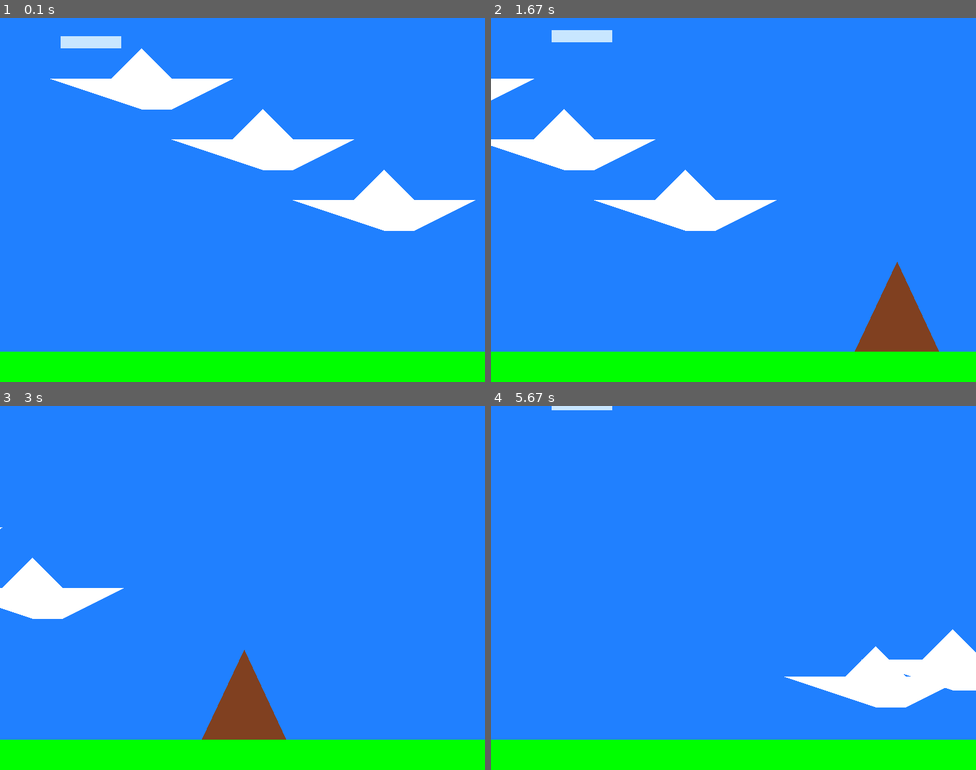
Above: before the commit, frames 1-4 (two rows, left to right).
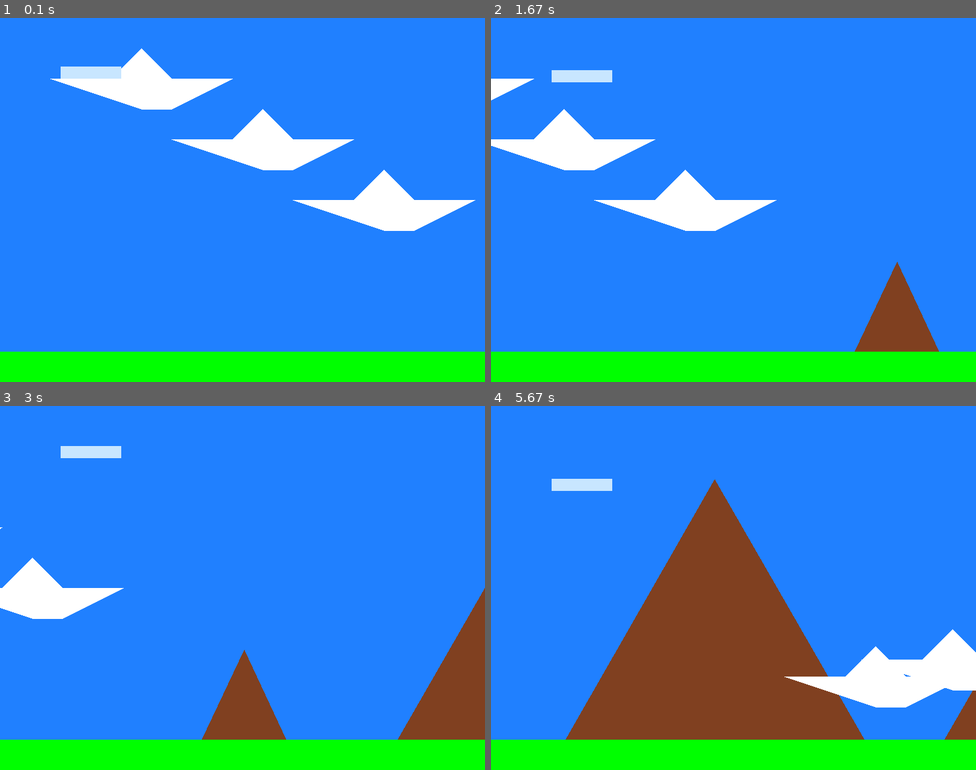
Above: after the commit, the same moments.

Repository: iserk/pygame_collisions
Game: pygame game, started from main.py
Same seed, same stepped clock (60 frames per second), same inputs: the game is played once before the commit and once after it.
Inputs:
- Up to frame 1 (0.1 s): no input
- Up to frame 2 (1.67 s): hold Up 0.33-0.8 s; hold Down 0.83-1.13 s; hold S 0.83-1.13 s; hold Up 1.17-1.53 s; hold W 1.17-1.53 s; hold Down from 1.57 s (still down); hold S from 1.57 s (still down)
- Up to frame 3 (3 s): release Down at 1.93 s; release S at 1.93 s; hold Up 1.97-2.27 s; hold W 1.97-2.27 s; hold Down 2.3-2.6 s; hold S 2.3-2.6 s; hold Up from 2.63 s (still down); hold W from 2.63 s (still down)
- Up to frame 4 (5.67 s): release Up at 3 s; release W at 3 s; hold Down 3.03-3.4 s; hold S 3.03-3.4 s; hold Up 3.43-3.73 s; hold W 3.43-3.73 s; hold Down 3.77-4.07 s; hold S 3.77-4.07 s; hold Up 4.1-4.47 s; hold W 4.1-4.47 s; hold Down 4.5-4.87 s; hold S 4.5-4.87 s; hold Up 4.9-5.2 s; hold W 4.9-5.2 s; hold Down 5.23-5.53 s; hold S 5.23-5.53 s; hold Up from 5.57 s (still down); hold W from 5.57 s (still down)

The runs differ from the first frame. In frame 1, 0.8% of the frame differs, in the area x 12-25%, y 5-17%; in frame 2, 0.8%; in frame 3, 4.2%; in frame 4, 23%, in the area x 12-100%, y 0-92%.

Commit message:
Minor fixes

Diff:
--- a/main.py
+++ b/main.py
@@ -89,7 +89,7 @@
         # self.hero.y = SCREEN_SIZE[1] - GROUND_HEIGHT
         self.hero.y = 100
 
-        self.mountains = [Mountain.generate(self.scene, SCREEN_SIZE[0] + 200 + 500 * i) for i in range(1)]
+        self.mountains = [Mountain.generate(self.scene, SCREEN_SIZE[0] + 200 + 500 * i) for i in range(3)]
         self.ground = Ground(self.scene)
         self.clouds = [Cloud(self.scene, 100, 100), Cloud(self.scene, 300, 200), Cloud(self.scene, 500, 300)]
 
@@ -168,7 +168,7 @@
 
 class HeroPlane(GameObject):
     COLOR = (200, 230, 255)
-    VERTICAL_SPEED = 100
+    VERTICAL_SPEED = 200
     HORIZONTAL_SPEED = 200
     HORIZONTAL_SPEED_STEP = 1
     HORIZONTAL_SPEED_MAX = 1000
@@ -186,24 +186,12 @@
             Vector2(self.scene.game.camera.x + self.x, self.y)
         ]
 
-    def handle_event(self, event):
-        if event.type == pygame.KEYDOWN:
-            if event.key == pygame.K_UP:
-                self.render(self.scene.game.camera, BG_COLOR)
-                self.y -= 50
-                return False
-            elif event.key == pygame.K_DOWN:
-                self.render(self.scene.game.camera, BG_COLOR)
-                self.y += 50
-                return False
-        return True
-
     def on_collision(self, other):
         print(f'Collision between {self} and {other}')
         if isinstance(other, Ground):
             self.y = other.y - 20
-        elif isinstance(other, Cloud):
-            self.y = other.y - 50
+        # elif isinstance(other, Cloud):
+        #     self.y = other.y - 50
         elif isinstance(other, Mountain):
             self.y = other.y - other.height - 20
 
